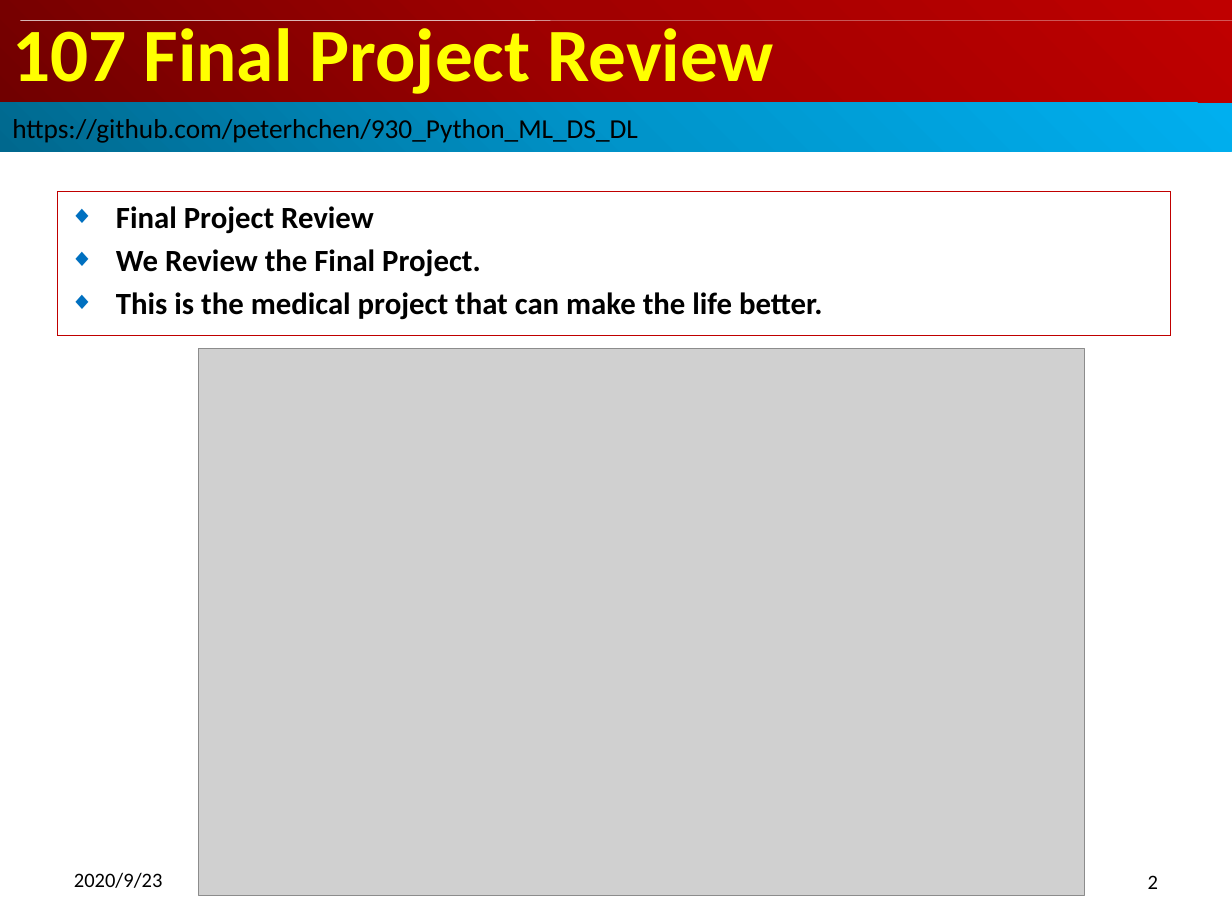
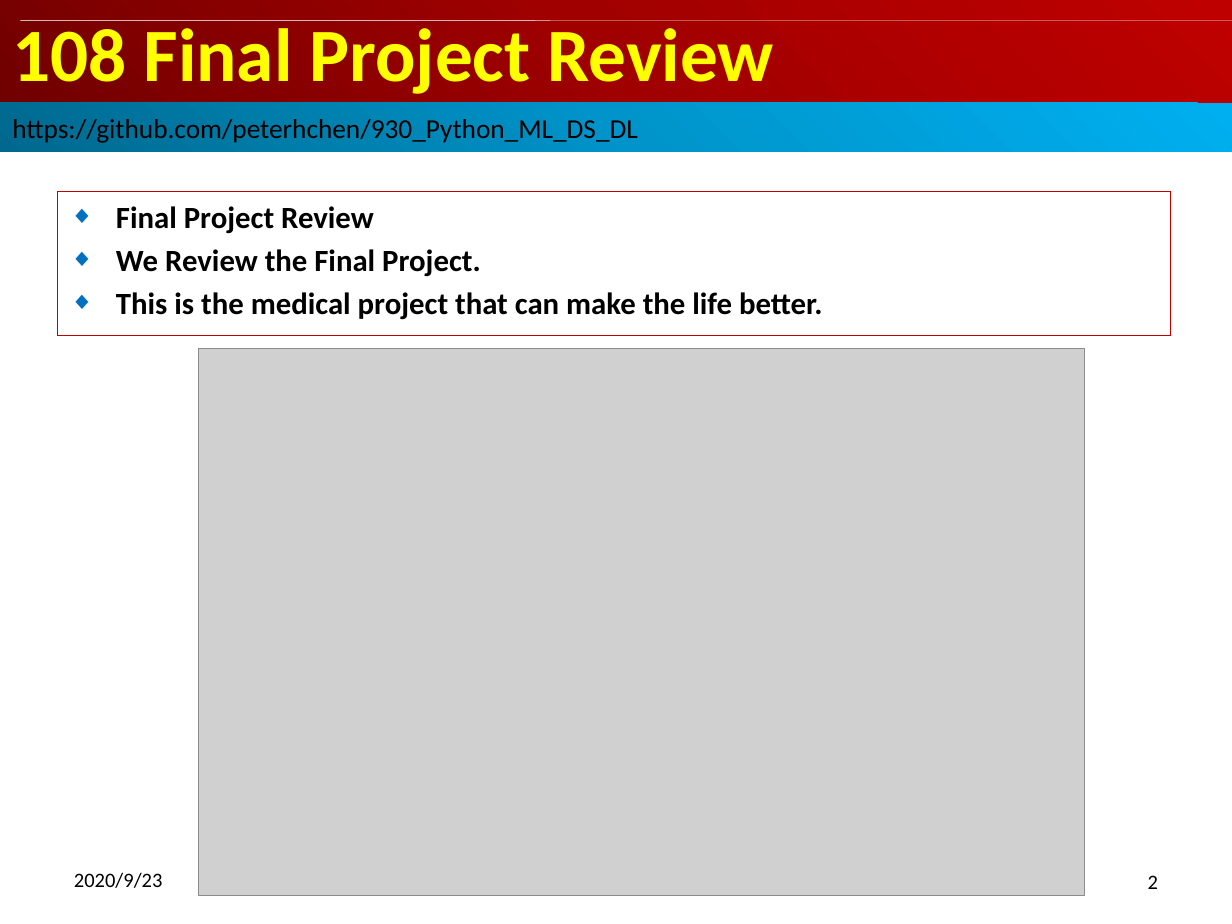
Before and after one commit to peterhchen/900_Python_ML_DS_DL, a slide deck: slide 2 of 108_FinalProjReview.pptx. Drawn at 1232x924 pixels with LibreOffice and Linux fonts; fonts in the diff are those of the drawing; grey boxes stand for pictures. Boxes give left, top, right and bottom in pixels: in the first picture for what was removed or moved away, otherwise in the second. Text is boxed around its words. In the diff, an @@ line names an element or a change of style, - is before the commit and + after.

```diff
--- a/108_FinalProjReview.pptx
+++ b/108_FinalProjReview.pptx
@@ title at <box>12,20,774,94</box>: text changed @@
-107 Final Project Review
+108 Final Project Review
```
Also in this commit, not shown: 28 other slides changed.
